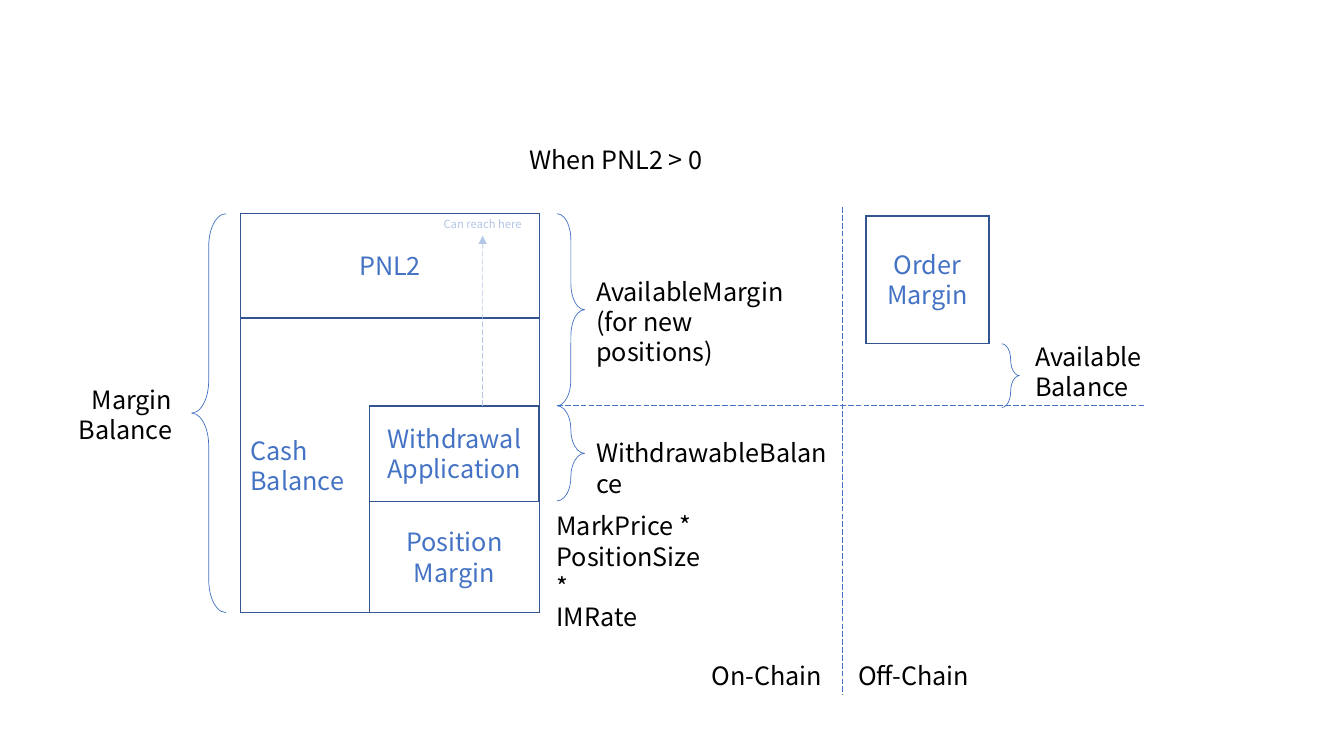
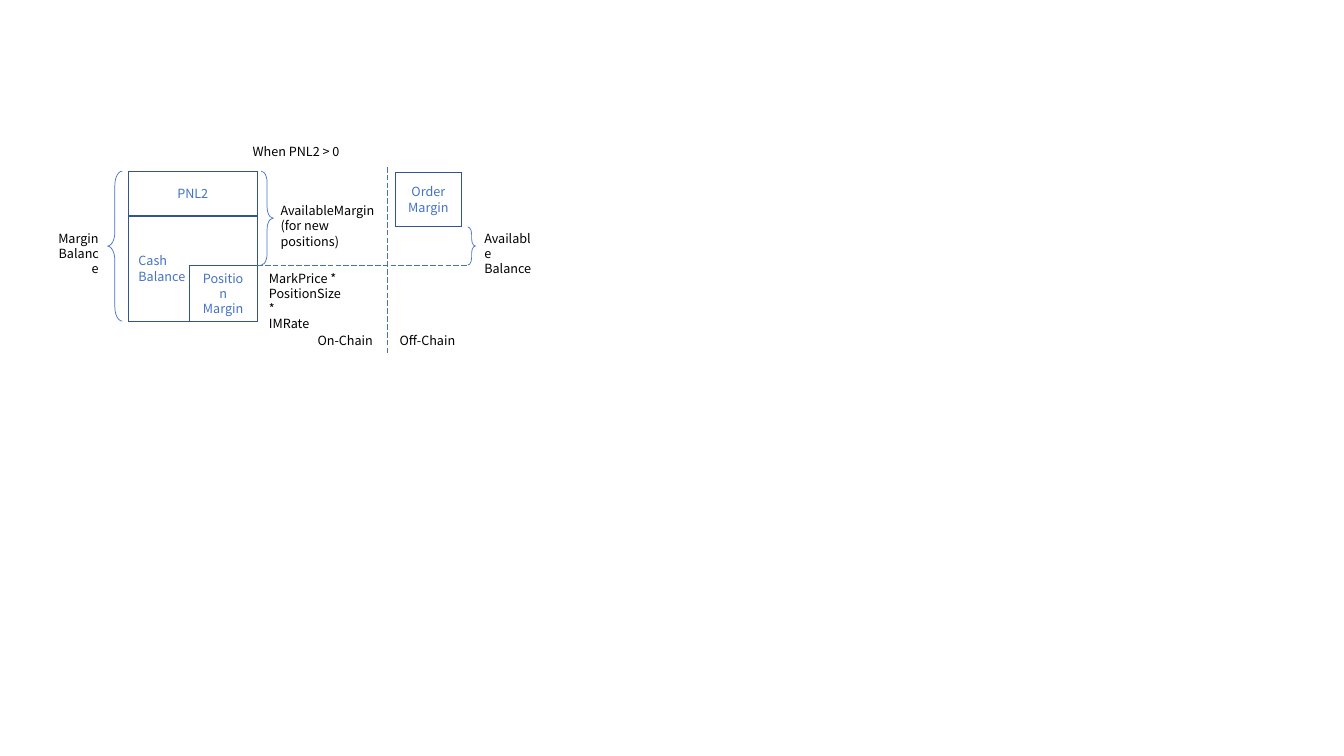
Before and after one commit to mcdexio/documents, a slide deck: slide 1 of en/asset/margin-account-model.pptx. Drawn at 1344x756 pixels with LibreOffice and Linux fonts; fonts in the diff are those of the drawing. Boxes give left, top, right and bottom in pixels: in the first picture for what was removed or moved away, otherwise in the second. Text is boxed around its words. In the diff, an @@ line names an element or a change of style, - is before the commit and + after.

Commit message:
remove withdraw application

```diff
--- a/en/asset/margin-account-model.pptx
+++ b/en/asset/margin-account-model.pptx
@@ text "When PNL2 > 0": place and size @@
-text "When PNL2 > 0" at bbox=[529, 149, 702, 170]
+text "When PNL2 > 0" at bbox=[253, 146, 339, 156]
@@ left brace: place and size @@
-left brace at bbox=[192, 214, 226, 613]
+left brace at bbox=[108, 171, 123, 322]
@@ rectangle "PNL2": place and size @@
-rectangle "PNL2" at bbox=[241, 214, 540, 318]
+rectangle "PNL2" at bbox=[128, 171, 257, 216]
@@ left brace: place and size @@
-left brace at bbox=[558, 214, 585, 405]
+left brace at bbox=[261, 171, 273, 265]
@@ line moved from (842, 207) - (842, 695) to (387, 167) - (387, 353) @@
@@ size 18 to 9 pt; outline #325491 1 pt to #325491 0.5 pt in 4 elements at bbox=[128, 171, 257, 216], bbox=[128, 216, 257, 321], bbox=[190, 265, 257, 322], bbox=[395, 172, 461, 227] @@
@@ rectangle "Order": place and size @@
-rectangle "Order" at bbox=[866, 216, 989, 344]
+rectangle "Order" at bbox=[395, 172, 461, 227]
@@ text "AvailableMargin": place and size @@
-text "AvailableMargin" at bbox=[596, 281, 783, 367]
+text "AvailableMargin" at bbox=[281, 205, 375, 249]
@@ size 18 to 9 pt in 7 elements at bbox=[253, 146, 339, 156], bbox=[281, 205, 375, 249], bbox=[269, 273, 341, 328], bbox=[318, 335, 373, 345], bbox=[400, 335, 456, 345], bbox=[484, 263, 531, 273], bbox=[58, 233, 98, 246] @@
@@ text "Margin": place and size @@
-text "Margin" at bbox=[79, 389, 173, 440]
+text "Margin" at bbox=[58, 233, 98, 246]
@@ rectangle "Cash": place and size @@
-rectangle "Cash" at bbox=[241, 318, 540, 612]
+rectangle "Cash" at bbox=[128, 216, 257, 321]
@@ text removed at bbox=[444, 219, 521, 228] @@
-Can reach here
@@ left brace: place and size @@
-left brace at bbox=[1002, 344, 1020, 407]
+left brace at bbox=[468, 227, 476, 265]
@@ text "Available": place and size @@
-text "Available" at bbox=[1035, 346, 1142, 397]
+text "Available" at bbox=[484, 263, 531, 273]
@@ arrow removed from (483, 406) to (483, 236) @@
@@ rectangle "Position": place and size @@
-rectangle "Position" at bbox=[370, 501, 539, 612]
+rectangle "Position" at bbox=[190, 265, 257, 322]
@@ line moved from (558, 406) - (1146, 406) to (257, 265) - (468, 265) @@
@@ text "MarkPrice * PositionSize *": place and size @@
-text "MarkPrice * PositionSize *" at bbox=[556, 515, 700, 627]
+text "MarkPrice * PositionSize *" at bbox=[269, 273, 341, 328]
@@ text "On-Chain": place and size @@
-text "On-Chain" at bbox=[711, 665, 822, 686]
+text "On-Chain" at bbox=[318, 335, 373, 345]
@@ text "Off-Chain": place and size @@
-text "Off-Chain" at bbox=[858, 664, 969, 686]
+text "Off-Chain" at bbox=[400, 335, 456, 345]
@@ rectangle removed at bbox=[369, 406, 538, 502] @@
-Withdrawal
-Application
@@ left brace removed at bbox=[558, 406, 585, 501] @@
@@ text removed at bbox=[587, 433, 843, 473] @@
-WithdrawableBalance
```
Also in this commit, not shown: 1 other slide changed, 4 other files.
